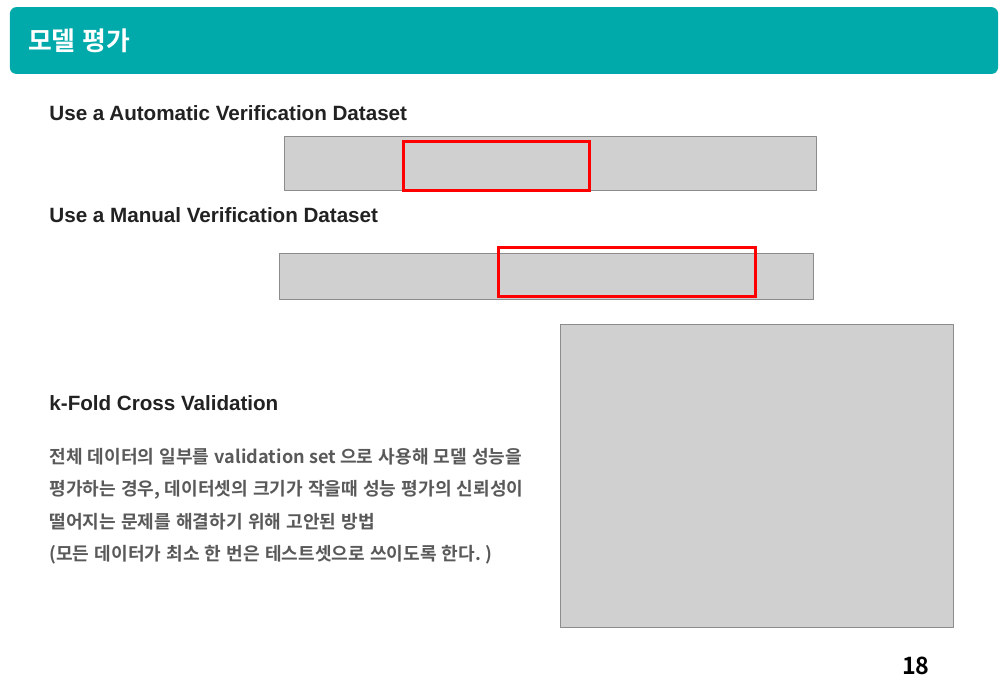
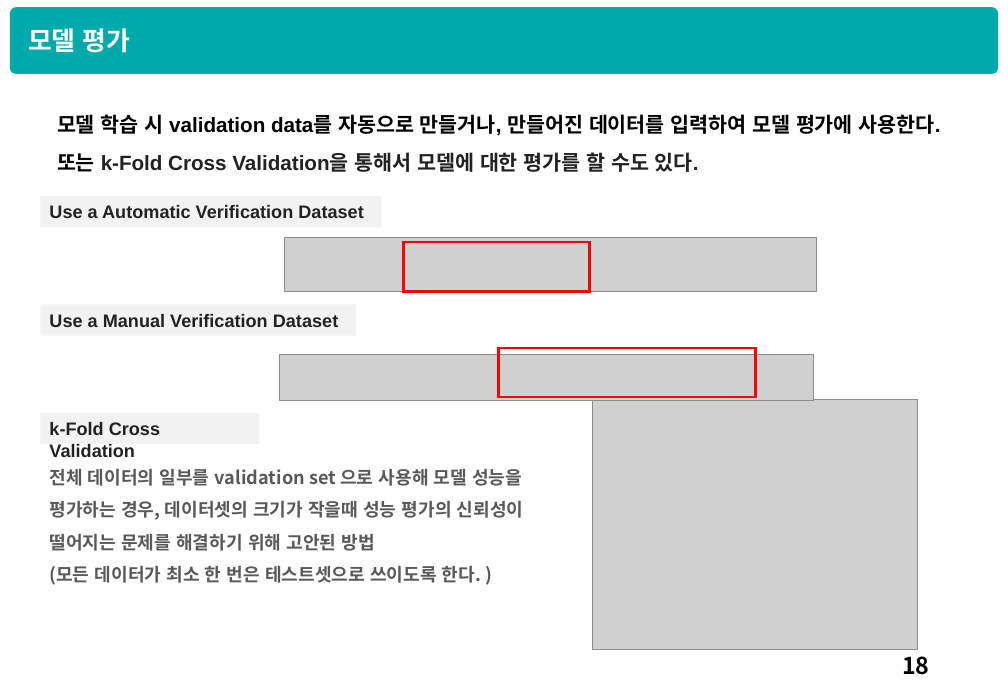
Before and after one commit to HyunQQ/analysis, a slide deck: slide 19 of dnn/dnn_hyunq.pptx. Drawn at 1008x698 pixels with LibreOffice and Linux fonts; fonts in the diff are those of the drawing; grey boxes stand for pictures. Boxes give left, top, right and bottom in pixels: in the first picture for what was removed or moved away, otherwise in the second. Text is boxed around its words. In the diff, an @@ line names an element or a change of style, - is before the commit and + after.

```diff
--- a/dnn/dnn_hyunq.pptx
+++ b/dnn/dnn_hyunq.pptx
@@ text added at [57,114,941,172], 16 pt, text #000000, bold @@
+모델 학습 시 validation data를 자동으로 만들거나, 만들어진 데이터를 입력하여 모델 평가에 사용한다. 또는 k-Fold Cross Validation을 통해서 모델에 대한 평가를 할 수도 있다.
@@ rectangle "Use a Automatic Verification Dataset": place and size @@
-rectangle "Use a Automatic Verification Dataset" at [49,105,407,121]
+rectangle "Use a Automatic Verification Dataset" at [40,196,381,228]
@@ size 16 to 14 pt; fill none to #F2F2F2 in 3 elements at [40,413,259,445], [40,196,381,228], [40,304,356,336] @@
@@ rectangle "Use a Manual Verification Dataset": place and size @@
-rectangle "Use a Manual Verification Dataset" at [49,207,378,223]
+rectangle "Use a Manual Verification Dataset" at [40,304,356,336]
@@ 2 pictures, 2 rectangles: place and size @@
-2 pictures, 2 rectangles at [280,137,816,300]
+2 pictures, 2 rectangles at [280,237,816,400]
@@ rectangle "k-Fold Cross Validation": place and size @@
-rectangle "k-Fold Cross Validation" at [49,395,278,411]
+rectangle "k-Fold Cross Validation" at [40,413,259,445]
@@ picture: place and size @@
-picture at [560,325,954,627]
+picture at [593,399,918,650]
@@ text "전체 데이터의 일부를 validation set ...": place and size @@
-text "전체 데이터의 일부를 validation set ..." at [49,448,524,564]
+text "전체 데이터의 일부를 validation set ..." at [49,469,524,585]
```
Also in this commit, not shown: 2 other slides changed.
